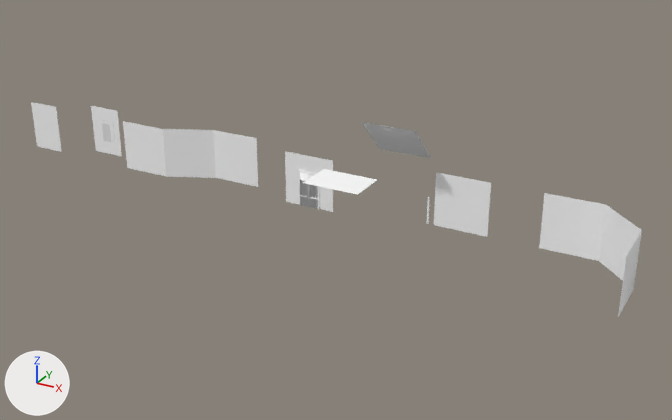
The FBX model LaunchpadMacaques_Capstone/Assets/Models/wall_Maya.fbx: old version first, new version second.
The view is the same before and after, from a 50 mm lens placed at (354.0, -980.0, 446.0), pointed at (-156.0, -53.0, -18.0). Every picture has the same lights, and +X, +Y and +Z are marked at lower left. Where no turn or scale is listed for an object, it has been applied to the vertices. Vertices at the same position are counted once.

Script lines for the objects in view, before the commit:
```python
me_mesh = bpy.data.meshes.new('Mesh')
me_mesh.from_pydata(...)  # 16 vertices, 8 faces; spans x -50.0..0.0, y 0.0, z 0.0..70.0
me_mesh.materials.append(mat_brick)  # its picture is missing
me_mesh_005 = bpy.data.meshes.new('Mesh.005')
me_mesh_005.from_pydata(...)  # 10 vertices, 3 faces; spans x -203.0..0.0, y -30.0..0.0, z 0.0..70.0
me_mesh_005.materials.append(mat_brick)  # its picture is missing
me_mesh_009 = bpy.data.meshes.new('Mesh.009')
me_mesh_009.from_pydata(...)  # 318 vertices, 295 faces; spans x -28.8..0.0, y -0.3..0.2, z 0.0..36.8
# faces by material slot: [13, 282]
me_mesh_009.materials.append(mat_brick)  # its picture is missing
me_mesh_009.materials.append(mat_trimsheet)  # its picture is missing
me_mesh_010 = bpy.data.meshes.new('Mesh.010')
me_mesh_010.from_pydata(...)  # 40 vertices, 28 faces; spans x -14.9..0.0, y -0.2..0.0, z 0.0..28.3
me_mesh_010.materials.append(mat_glass)  # white #e7e7e7
me_mesh_012 = bpy.data.meshes.new('Mesh.012')
me_mesh_012.from_pydata(...)  # 25 vertices, 16 faces; spans x -70.0..0.0, y 0.0..50.0, z 0.0
me_mesh_012.materials.append(mat_trimsheet)  # its picture is missing
ob_glass_window = bpy.data.objects.new('glass window', me_mesh_010)
ob_glass_window.location = (-555.0, -8.0, -12.0)
ob_long_wall_lod2_004 = bpy.data.objects.new('Long wall_LOD2.004', me_mesh_005)
ob_long_wall_lod2_004.location = (-303.0, -4.0, -34.0)
ob_roof_floor = bpy.data.objects.new('Roof/floor', me_mesh_012)
ob_roof_floor.location = (-79.0, -145.0, 52.0)
ob_short_wall_lod2 = bpy.data.objects.new('Short wall_LOD2', me_mesh)
ob_short_wall_lod2.location = (-538.0, -8.0, -30.0)
ob_window = bpy.data.objects.new('window', me_mesh_009)
ob_window.location = (-548.0, -8.0, -17.0)
# also in view: 'arch' at (-89.0, -25.0, 76.0); 'Round wall' at (148.0, -64.0, 1.0); 'Door_Frame' at (-209.0, -29.0, 1.0); 'Long wall_LOD2.003' at (-11.0, -4.0, 1.0); 'Short wall_LOD2.001' at (-661.0, -29.0, 1.0)
```
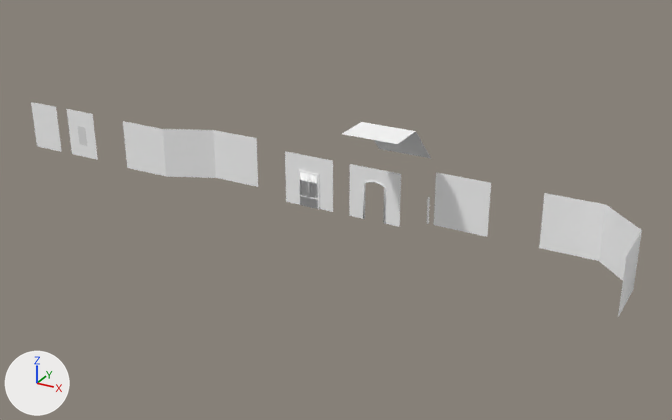
Where the newer file only moved an object's origin or applied its transform, the numbers keep the older frame.

Boxes (x1, y1, x2, y2) around the edits, measured in the pictures (672 x 420 px):
'Door_Frame.001', added
    after: (349, 164, 401, 227)
    faces in mat_brick (its picture is missing): (349, 164, 401, 227)
    faces in mat_trim (its picture is missing): (363, 181, 386, 224)
'Roof/floor', moved
    before: (303, 169, 377, 195)
    after: (342, 122, 416, 144)
'Short wall_LOD2', reshaped
    before: (91, 106, 122, 156)
    after: (67, 109, 98, 160)
'window', moved
    before: (98, 120, 115, 146)
    after: (74, 123, 91, 150)
'glass window', moved
    before: (102, 123, 111, 142)
    after: (78, 126, 87, 146)

Patch to the scene script:
```diff
--- a/LaunchpadMacaques_Capstone/Assets/Models/wall_Maya.fbx.py
+++ b/LaunchpadMacaques_Capstone/Assets/Models/wall_Maya.fbx.py
@@ me_mesh @@
 # used by ob_short_wall_lod2; location = (-538.0, -8.0, -30.0)
-me_mesh.from_pydata(...)  # 16 vertices, 8 faces; spans x -50.0..0.0, y 0.0, z 0.0..70.0
+me_mesh.from_pydata(...)  # 16 vertices, 8 faces; spans x -78.0..-28.0, y -20.9, z -3.4..66.6
+# me_mesh part 1: 16 vertices removed from x -50.0..0.0, y 0.0, z 0.0..70.0; 16 vertices added at x -78.0..-28.0, y -20.9, z -3.4..66.6
 me_mesh.materials.append(mat_brick)
@@ me_mesh_015 @@
+me_mesh_015.from_pydata(...)  # 64 vertices, 50 faces; spans x -70.0..0.0, y -1.2..1.0, z 0.0..70.0
+# faces by material slot: [10, 40]
+me_mesh_015.materials.append(mat_brick)  # its picture is missing
+me_mesh_015.materials.append(mat_trim)  # its picture is missing
@@ ob_glass_window @@
 ob_glass_window = bpy.data.objects.new('glass window', me_mesh_010)
-ob_glass_window.location = (-555.0, -8.0, -12.0)
+ob_glass_window.location = (-583.0, -29.0, -15.0)
@@ ob_roof_floor @@
 ob_roof_floor = bpy.data.objects.new('Roof/floor', me_mesh_012)
-ob_roof_floor.location = (-79.0, -145.0, 52.0)
+ob_roof_floor.location = (-54.0, -100.0, 101.0)
@@ ob_window @@
 ob_window = bpy.data.objects.new('window', me_mesh_009)
-ob_window.location = (-548.0, -8.0, -17.0)
+ob_window.location = (-576.0, -29.0, -20.0)
@@ ob_door_frame_001 @@
+ob_door_frame_001 = bpy.data.objects.new('Door_Frame.001', me_mesh_015)
+ob_door_frame_001.location = (-80.0, -29.0, -34.0)
```
